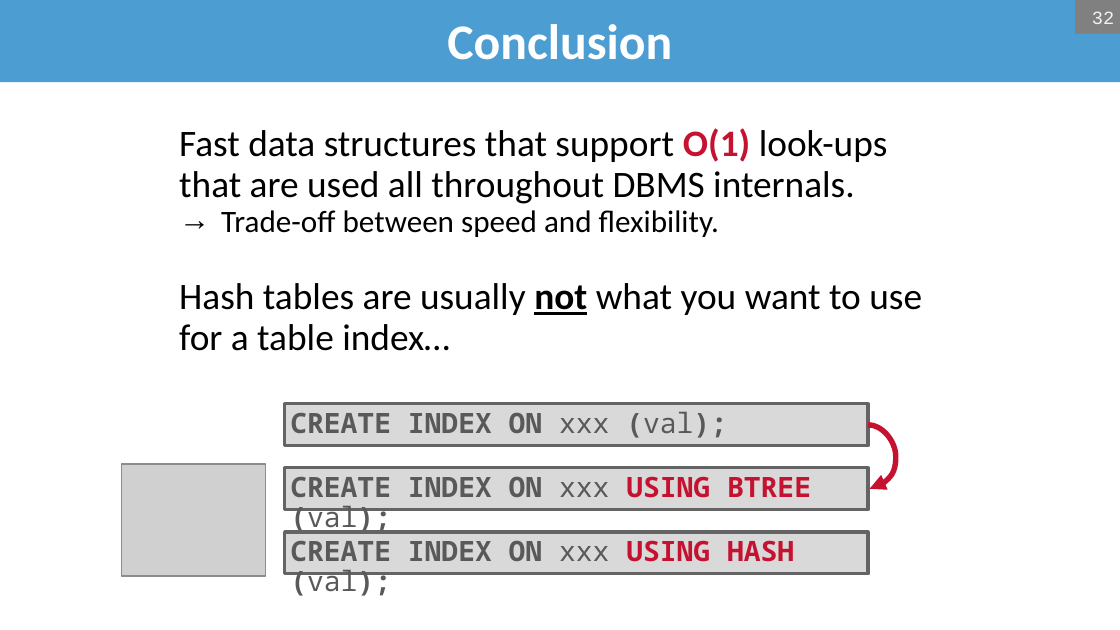
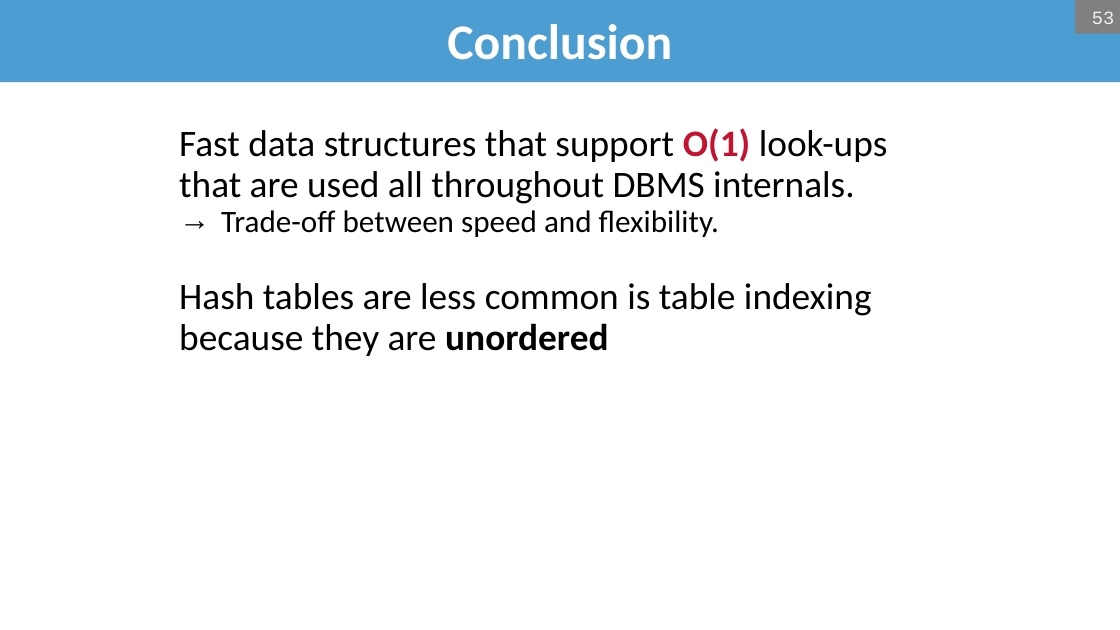
Before and after one commit to bsb20/bsb20.github.io, a slide deck: slide 53 of docs/421_f26/lectures/L09_hash_tables.pptx (slide 32 before the commit). Drawn at 1120x630 pixels with LibreOffice and Linux fonts; fonts in the diff are those of the drawing; grey boxes stand for pictures; background and template pictures are left out. Boxes give left, top, right and bottom in pixels: in the first picture for what was removed or moved away, otherwise in the second. Text is boxed around its words. In the diff, an @@ line names an element or a change of style, - is before the commit and + after.

Commit message:
COMP 421: post L09_hash_tables slides (hash tables)

```diff
--- a/docs/421_f26/lectures/L09_hash_tables.pptx
+++ b/docs/421_f26/lectures/L09_hash_tables.pptx
@@ page number at bbox=[1092, 11, 1114, 24]: text changed @@
-32
+53
@@ text at bbox=[179, 283, 872, 356]: text changed @@
-Hash tables are usually not what you want to use for a table index…
+Hash tables are less common is table indexing because they are unordered
@@ rectangle removed at bbox=[284, 404, 868, 446] @@
-CREATE INDEX ON xxx (val);
@@ curved arrow removed from (868, 424) to (869, 488) @@
@@ picture removed at bbox=[121, 464, 265, 576] @@
@@ rectangle removed at bbox=[284, 468, 868, 510] @@
-CREATE INDEX ON xxx USING BTREE (val);
@@ rectangle removed at bbox=[284, 532, 868, 573] @@
-CREATE INDEX ON xxx USING HASH (val);
```
Also in this commit, not shown: 18 other slides changed, 21 slides added, 1 other file.
